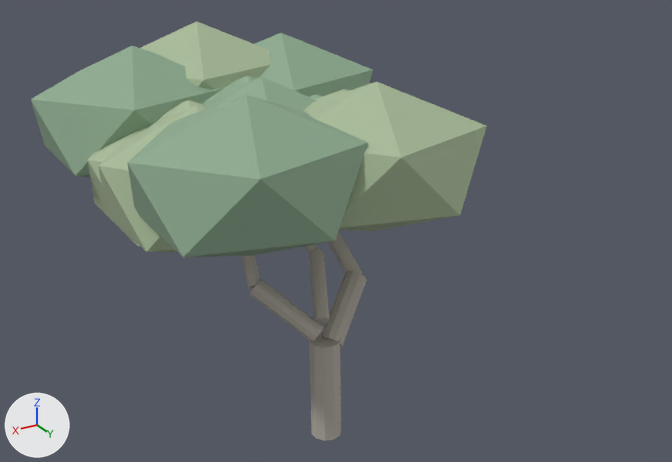
The Blender file assets/models/source/xinhua-road/plane-tree-massing-a.blend, before and after one commit.
Both versions are drawn from a 50 mm lens placed at (8.31, 14.24, 11.69), pointed at (-0.67, -0.72, 4.22). Lighting does not change. The marker at lower left points along +X, +Y and +Z. The picture after the commit comes second.

The first picture shows 'plane-tree-massing-a'.
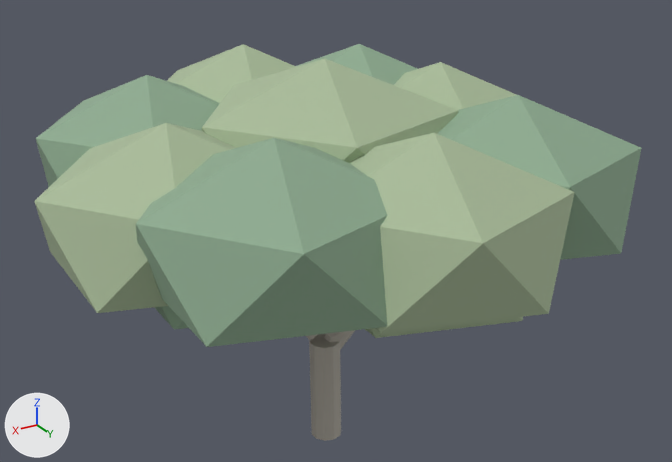
Changed parts and their boxes [x1, y1, x2, y2] in the pictures (672 x 462 px; the box of a moved part takes in the faces that stretch with it):
'plane-tree-massing-a', reshaped (33% wider)
    before: [31, 21, 487, 441]
    after: [34, 44, 642, 441]
part 1 of me_cylinder, moved or reshaped
    before: [321, 271, 367, 348]
    after: [306, 335, 317, 341]
part 2 of me_cylinder, moved or reshaped (not visible afterwards)
    before: [328, 231, 362, 274]
part 3 of me_cylinder, moved or reshaped (not visible afterwards)
    before: [241, 255, 260, 289]
part 4 of me_cylinder, moved or reshaped (not visible afterwards)
    before: [249, 279, 324, 342]
part 5 of me_cylinder, added
    after: [154, 306, 188, 329]
part 6 of me_cylinder, moved or reshaped (not visible afterwards)
    before: [304, 244, 320, 252]
part 7 of me_cylinder, added
    after: [365, 317, 523, 338]
part 8 of me_cylinder, added
    after: [394, 62, 516, 110]
part 9 of me_cylinder, added
    after: [296, 44, 417, 85]
part 10 of me_cylinder, added
    after: [167, 44, 296, 103]
part 11 of me_cylinder, added
    after: [36, 75, 220, 187]
part 12 of me_cylinder, added
    after: [34, 123, 236, 313]
part 13 of me_cylinder, added
    after: [136, 138, 388, 347]
part 14 of me_cylinder, added
    after: [350, 133, 575, 333]
part 15 of me_cylinder, added
    after: [437, 95, 642, 260]
part 16 of me_cylinder, added
    after: [202, 58, 459, 163]
part 17 of me_cylinder, added
    after: [322, 330, 355, 350]
part 18 of me_cylinder, added (mostly hidden)
    after: [327, 332, 341, 337]
part 19 of me_cylinder, deleted
    before: [31, 21, 373, 324]
part 20 of me_cylinder, deleted
    before: [205, 77, 487, 231]

What changed in the scene script:
```text
Change me_cylinder:
    remove me_cylinder.from_pydata(...)  # 332 vertices, 340 faces; spans x -3.99..4.09, y -7.42..1.62, z -0.01..7.75
    add me_cylinder.from_pydata(...)  # 416 vertices, 416 faces; spans x -5.39..5.44, y -5.43..5.38, z -0.01..7.97
    me_cylinder part 1: the loose piece of 20 vertices spanning x -1.38..0.02, y -1.0..0.14, z 1.89..3.21 is multiplied about its middle by the matrix ((0.111, -0.869, -0.041), (0.867, 0.107, 0.08), (-0.074, -0.051, 0.872)), then moved by (1.05, -0.12, 0.26)
    me_cylinder part 2: the loose piece of 20 vertices spanning x -1.36..-0.78, y -2.01..-0.67, z 2.91..4.32 is multiplied about its middle by the matrix ((0.789, 0.354, 0.029), (-0.353, 0.775, 0.149), (0.035, -0.148, 0.852)), then moved by (1.6, -0.05, 0.25)
    me_cylinder part 3: the loose piece of 20 vertices spanning x 0.72..1.17, y -2.17..-0.94, z 3.17..4.51 is multiplied about its middle by the matrix ((0.47, -0.29, 0.032), (0.292, 0.463, -0.079), (0.015, 0.084, 0.546)), then moved by (-0.37, -0.53, 0.89)
    me_cylinder part 4: the loose piece of 20 vertices spanning x -0.03..1.2, y -1.2..0.05, z 2.18..3.42 is multiplied about its middle by the matrix ((0.522, -0.663, -0.084), (0.666, 0.525, -0.009), (0.059, -0.061, 0.844)), then moved by (-0.05, 0.49, 0.26)
    me_cylinder part 5: a new loose piece, an icosphere of 20 faces spanning x 0.1..4.3, y -1.25..2.75, z 3.65..6.89, in mat_梧桐远景叶深 (greyish green #8eab90)
    me_cylinder part 6: the loose piece of 20 vertices spanning x -0.63..0.18, y -2.34..-1.21, z 3.45..4.76 is multiplied about its middle by the matrix ((-0.583, -0.613, -0.037), (0.609, -0.57, -0.148), (0.082, -0.129, 0.833)), then moved by (-0.2, 3.09, -0.22)
    me_cylinder part 7: a new loose piece, an icosphere of 20 faces spanning x -2.65..1.55, y 0.3..4.3, z 3.45..6.69, in mat_梧桐远景叶浅 (greyish green #aabc9a)
    me_cylinder part 8: a new loose piece, an icosphere of 20 faces spanning x -5.39..-1.01, y -2.88..1.28, z 4.13..7.37, in mat_梧桐远景叶浅 (greyish green #aabc9a)
    me_cylinder part 9: a new loose piece, an icosphere of 20 faces spanning x -4.54..-0.16, y -4.63..-0.47, z 4.28..7.52, in mat_梧桐远景叶深 (greyish green #8eab90)
    me_cylinder part 10: a new loose piece, an icosphere of 20 faces spanning x -2.19..2.19, y -5.43..-1.27, z 4.38..7.62, in mat_梧桐远景叶浅 (greyish green #aabc9a)
    me_cylinder part 11: a new loose piece, an icosphere of 20 faces spanning x 0.26..4.64, y -4.53..-0.37, z 4.23..7.47, in mat_梧桐远景叶深 (greyish green #8eab90)
    me_cylinder part 12: a new loose piece, an icosphere of 20 faces spanning x 1.06..5.44, y -1.53..2.63, z 4.18..7.42, in mat_梧桐远景叶浅 (greyish green #aabc9a)
    me_cylinder part 13: a new loose piece, an icosphere of 20 faces spanning x 0.16..4.54, y 0.47..4.63, z 4.33..7.57, in mat_梧桐远景叶深 (greyish green #8eab90)
    me_cylinder part 14: a new loose piece, an icosphere of 20 faces spanning x -2.19..2.19, y 1.22..5.38, z 4.23..7.47, in mat_梧桐远景叶浅 (greyish green #aabc9a)
    me_cylinder part 15: a new loose piece, an icosphere of 20 faces spanning x -4.64..-0.26, y 0.32..4.48, z 4.28..7.52, in mat_梧桐远景叶深 (greyish green #8eab90)
    me_cylinder part 16: a new loose piece, an icosphere of 20 faces spanning x -2.41..2.41, y -2.3..2.3, z 4.73..7.97, in mat_梧桐远景叶浅 (greyish green #aabc9a)
    me_cylinder part 17: a new loose piece of 20 vertices spanning x -1.32..0.01, y -0.3..0.17, z 1.91..3.23, in mat_梧桐远景树干 (grey #b4afa4)
    me_cylinder part 18: a new loose piece of 20 vertices spanning x -0.65..0.06, y -0.07..1.05, z 2.33..3.42, in mat_梧桐远景树干 (grey #b4afa4)
    me_cylinder part 19: 8 loose pieces with 104 vertices, spanning x -3.99..4.09, y -7.42..1.62, z 2.49..7.75, are deleted
    me_cylinder part 20: 48 vertices removed from x -3.69..2.01, y -5.07..1.52, z 3.21..7.3
    other edits to the shape of me_cylinder do not show in these pictures
```
